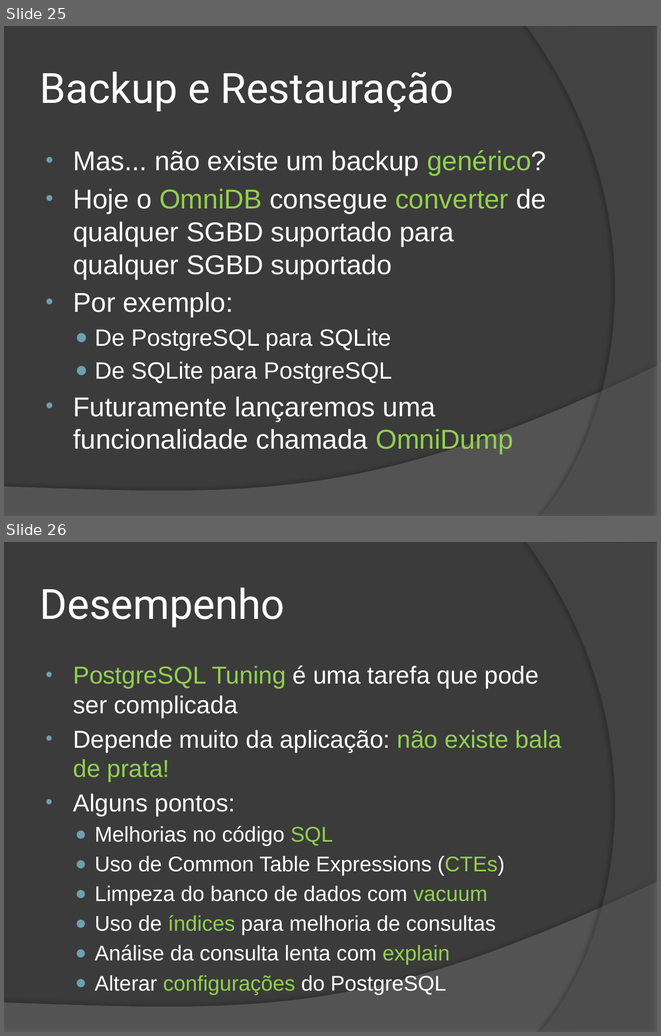
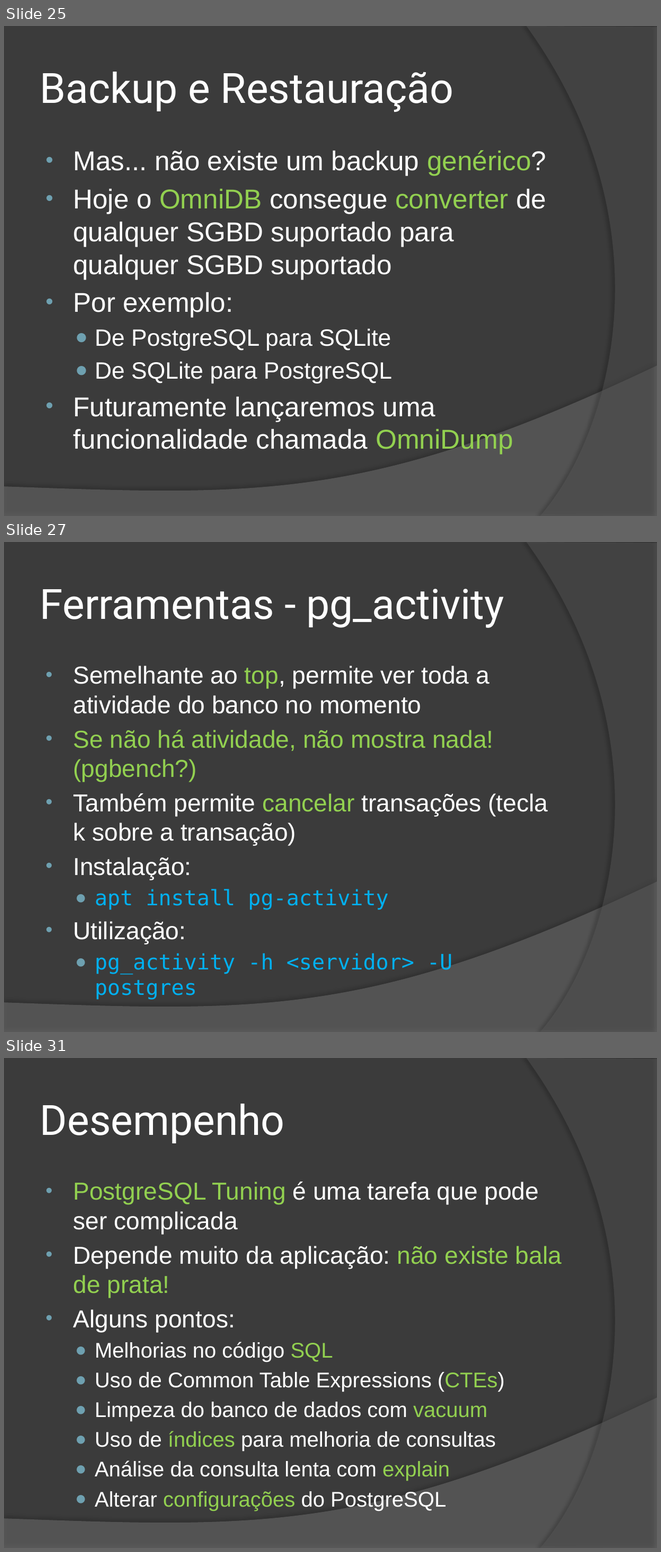
Before and after one commit to wind39/wind39.github.io, a slide deck: curso/modulo3capitulo5.pptx. Shown one above the other, each under a label of ours: slides 25 and 26 before the commit, slides 25, 27 and 31 after it; the slides between them are not shown. The pictures are 661x1036 and 661x1552 pixels, drawn with LibreOffice and Linux fonts; fonts in the diff are those of the drawing. Boxes give left, top, right and bottom in pixels: in the first picture for what was removed or moved away, otherwise in the second. Text is boxed around its words. In the diff, an @@ line names an element or a change of style, - is before the commit and + after.

```diff
--- a/curso/modulo3capitulo5.pptx
+++ b/curso/modulo3capitulo5.pptx
@@ slide 27 added at bbox=[4, 542, 657, 1032], background #3B3B3B; not listed: 2 template elements that a slide beside it also shows @@
@@ title added at bbox=[40, 589, 504, 628], 46 pt, text #FFFFFF @@
+Ferramentas - pg_activity
@@ text added at bbox=[73, 665, 548, 974], 27 pt, text #FFFFFF @@
+• Semelhante ao top, permite ver toda a atividade do banco no momento
+• Se não há atividade, não mostra nada! (pgbench?)
+• Também permite cancelar transações (tecla k sobre a transação)
+• Instalação:
+  ● apt install pg-activity
+• Utilização:
+  ● pg_activity -h <servidor> -U postgres
@@ what was slide 26 is now slide 31 @@
```
Also in this commit, not shown: 2 slides changed, 4 other slides added, 3 other files.
